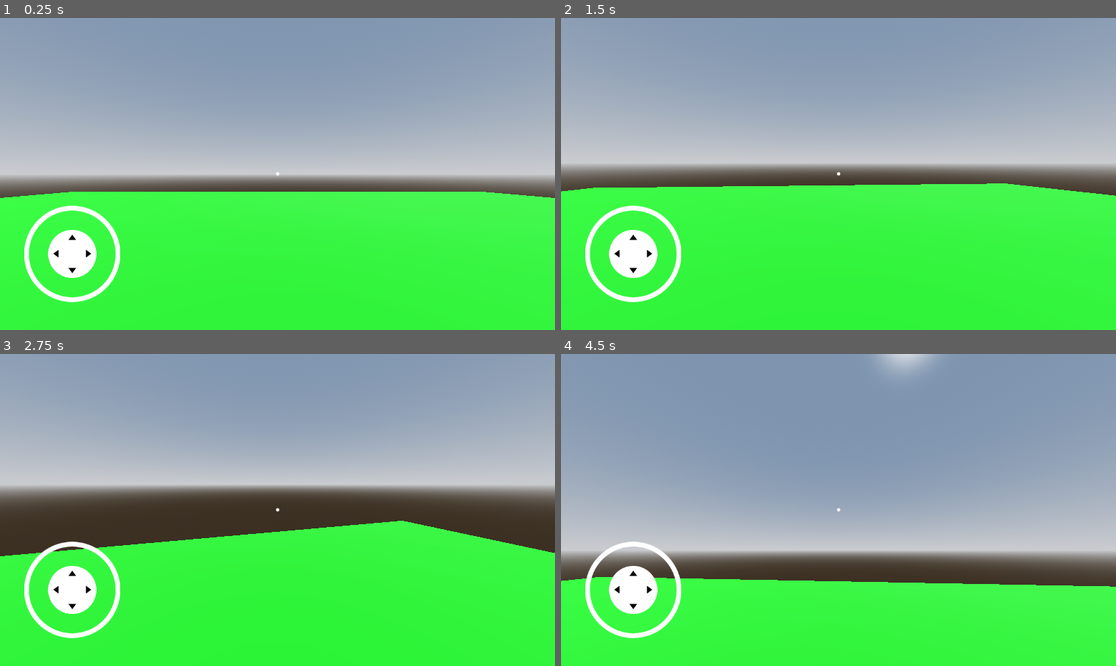
Above: before the commit, frames 1-4 (two rows, left to right).
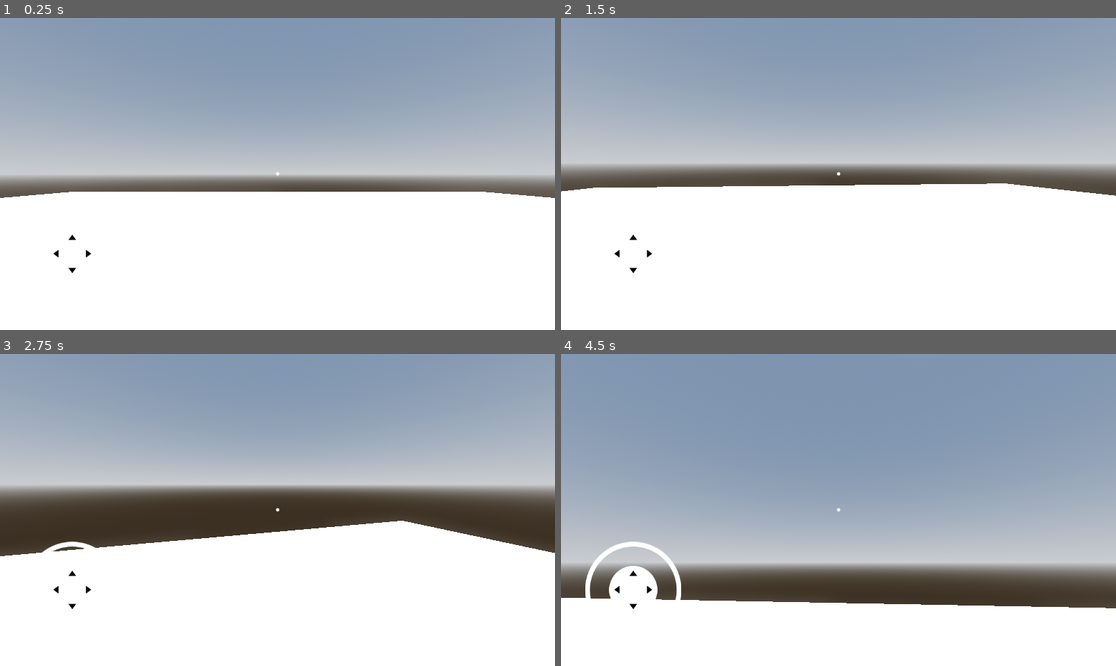
Above: after the commit, the same moments.

Repository: BLUE-DEVS/PREY-FPS
Game: Godot game, scene res://Scenes/lobby.tscn
Two runs of this game, one before a commit and one after it. Both use one fixed random seed, a clock stepped at 60 frames per second and the inputs below. The project has no main scene, so this scene is started directly.
Inputs (mouse positions are in pixels of both pictures, inside the frame that each line leads up to):
- Up to frame 1 (0.25 s): no input
- Up to frame 2 (1.5 s): tap Enter (ui_accept) at 0.5, 0.77 s; move the mouse to (960, 158) at 0.52 s; hold Right (ui_right) 0.53-1.25 s; tap A (a) at 0.6 s; click (960, 158) at 0.67 s; tap D (d) at 0.8 s; drag from (727, 189) to (810, 236) at 1.27 s
- Up to frame 3 (2.75 s): tap Enter (ui_accept) at 2 s; move the mouse to (333, 441) at 2.02 s; hold Right (ui_right) from 2.03 s (still down); hold W (w) from 2.03 s (still down); tap S (s) at 2.1 s
- Up to frame 4 (4.5 s): release Right (ui_right) at 2.75 s; release W (w) at 2.75 s; drag from (810, 572) to (672, 463) at 2.77 s; tap Enter (ui_accept) at 3.5, 3.77 s; move the mouse to (1005, 556) at 3.52 s; hold Left (ui_left) 3.53-4.25 s; hold Shift (shift, bound only after the commit) 3.53-4.25 s; tap A (a) at 3.8 s; drag from (672, 463) to (755, 432) at 4.27 s

The runs differ from the first frame. In frame 1, 42% of the frame differs, in the area x 0-100%, y 55-100%; in frame 2, 44%, in the area x 0-100%, y 53-100%; in frame 3, 39%; in frame 4, 35%.

Commit message:
crouch added and textures + fov change too

Diff:
--- a/Scenes/lobby.tscn
+++ b/Scenes/lobby.tscn
@@ -1,6 +1,7 @@
-[gd_scene load_steps=6 format=3 uid="uid://b7scace3gmi38"]
+[gd_scene load_steps=7 format=3 uid="uid://b7scace3gmi38"]
 
 [ext_resource type="PackedScene" uid="uid://thkrcxofev2k" path="res://Scenes/player.tscn" id="1_nvaej"]
+[ext_resource type="Texture2D" uid="uid://ditvgj8gbbb6a" path="res://addons/Textures of ground/light/texture_01.png" id="1_y0s6v"]
 
 [sub_resource type="ProceduralSkyMaterial" id="ProceduralSkyMaterial_y0s6v"]
 sky_horizon_color = Color(0.66224277, 0.6717428, 0.6867428, 1)
@@ -16,7 +17,7 @@
 glow_enabled = true
 
 [sub_resource type="StandardMaterial3D" id="StandardMaterial3D_ruji2"]
-albedo_color = Color(0, 0.5803922, 0, 1)
+albedo_texture = ExtResource("1_y0s6v")
 
 [node name="Lobby" type="Node3D"]
 
--- a/Scenes/player.gd
+++ b/Scenes/player.gd
@@ -16,12 +16,20 @@
 
 func _physics_process(_delta: float) -> void:
 
+	if Input.is_action_pressed("shift"):
+		$neck.position.y = -0.6
+
+	if Input.is_action_just_released("shift"):
+		$neck.position.y = 0
+
+
 	if Input.is_action_pressed("w"):
 		var _tween = get_tree().create_tween()
 		_tween.tween_property($neck/Camera3D,"fov",90,0.1).set_trans(Tween.TRANS_SINE).set_ease(Tween.EASE_OUT)
+
 	if Input.is_action_just_released("w"):
-		$neck/Camera3D.fov = 75
-
+		var _tween = get_tree().create_tween()
+		_tween.tween_property($neck/Camera3D,"fov",75,0.1).set_trans(Tween.TRANS_SINE).set_ease(Tween.EASE_OUT)
 
 	head.rotation.x = screen_dir.x * _delta*sens
 	self.rotation.y = screen_dir.y *_delta *sens
@@ -41,5 +49,4 @@
 	else:
 		velocity.x = move_toward(velocity.x, 0, SPEED)
 		velocity.z = move_toward(velocity.z, 0, SPEED)
-#
 	move_and_slide()
--- a/project.godot
+++ b/project.godot
@@ -35,6 +35,11 @@
 "events": [Object(InputEventKey,"resource_local_to_scene":false,"resource_name":"","device":-1,"window_id":0,"alt_press …(192 unchanged characters)…
 ]
 }
+shift={
+"deadzone": 0.2,
+"events": [Object(InputEventKey,"resource_local_to_scene":false,"resource_name":"","device":-1,"window_id":0,"alt_pressed":false,"shift_pressed":false,"ctrl_pressed":false,"meta_pressed":false,"pressed":false,"keycode":0,"physical_keycode":4194325,"key_label":0,"unicode":0,"location":0,"echo":false,"script":null)
+]
+}
 
 [input_devices]
 
Not shown, added: addons/Textures of ground/black/texture_01.png.import
Not shown, added: addons/Textures of ground/black/texture_02.png.import
Binary file added: addons/Textures of ground/green/texture_01.png
Not shown, added: addons/Textures of ground/green/texture_01.png.import
Binary file added: addons/Textures of ground/green/texture_02.png
Not shown, added: addons/Textures of ground/green/texture_02.png.import
Binary file added: addons/Textures of ground/light/texture_01.png
Not shown, added: addons/Textures of ground/light/texture_01.png.import
Binary file added: addons/Textures of ground/light/texture_02.png
Not shown, added: addons/Textures of ground/light/texture_02.png.import
Binary file added: addons/Textures of ground/orange/texture_01.png
Not shown, added: addons/Textures of ground/orange/texture_01.png.import
(and 11 more such lines)
